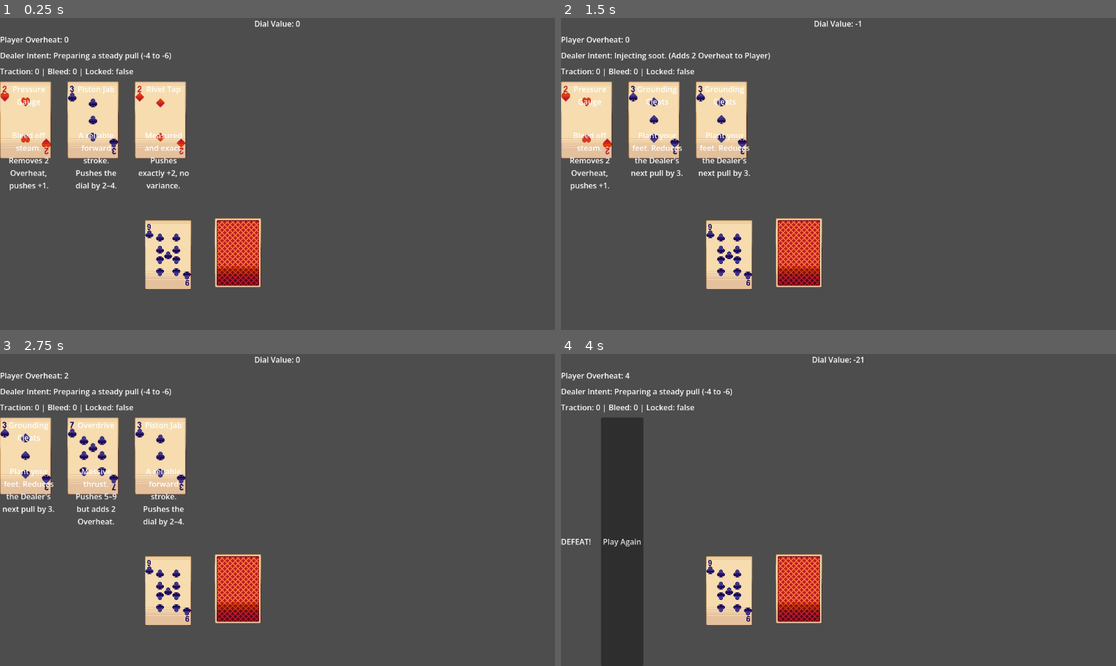
Above: before the commit, frames 1-4 (two rows, left to right).
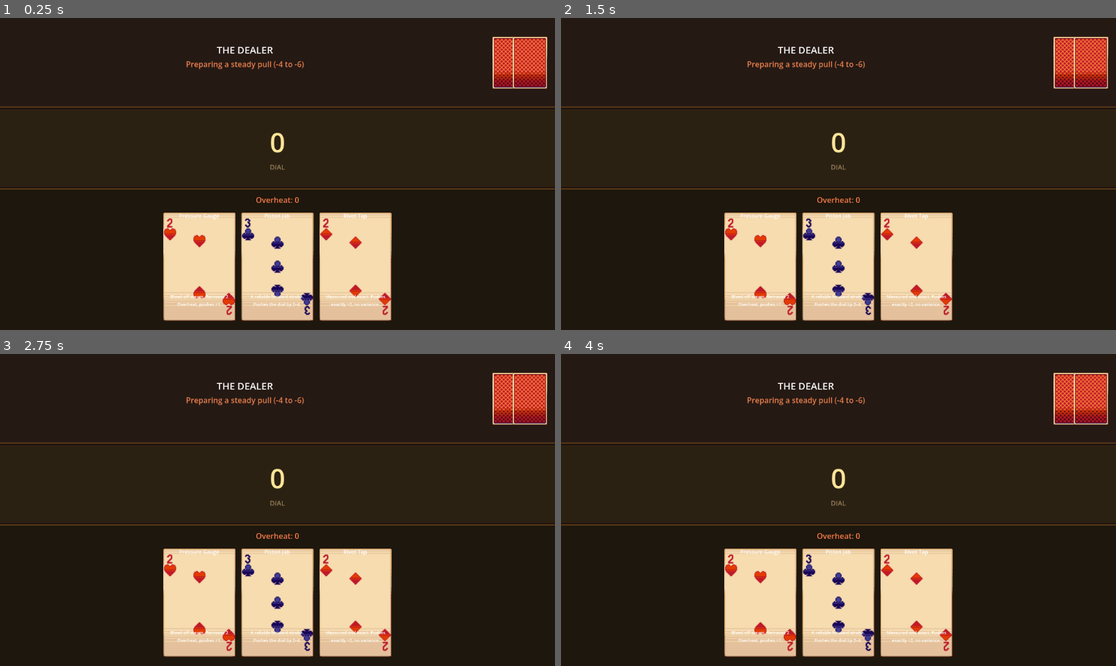
Above: after the commit, the same moments.

Repository: AdLgames/tugow
Game: Godot game, scene res://main.tscn
The game is run twice, just before and just after one commit, with the same random seed, the same clock (stepped at 60 frames per second) and the same inputs.
Inputs (mouse positions are in pixels of both pictures, inside the frame that each line leads up to):
- Up to frame 1 (0.25 s): no input
- Up to frame 2 (1.5 s): tap Enter at 0.5 s; move the mouse to (588, 205) at 0.52 s; click (588, 205) at 0.67 s; tap Space at 1.25 s; move the mouse to (655, 205) at 1.27 s; click (655, 205) at 1.42 s
- Up to frame 3 (2.75 s): tap Enter at 2 s; move the mouse to (27, 541) at 2.02 s; click (27, 541) at 2.17 s
- Up to frame 4 (4 s): tap Space at 2.75 s; move the mouse to (655, 541) at 2.77 s; click (655, 541) at 2.92 s; tap Enter at 3.5 s; move the mouse to (588, 541) at 3.52 s; click (588, 541) at 3.67 s

The runs differ from the first frame. In frame 1, 99% of the frame differs, in the area x 0-100%, y 0-100%; in frame 2, 99%; in frame 3, 99%; in frame 4, 99%.

Commit message:
Rebuild UI layout with three-zone game board and dark theme
Layout restructured into Dealer/Table/Player zones:
- DealerZone (top): title, intent text, status, face-down card backs
- TableZone (center): large dial number display
- PlayerZone (bottom): overheat stat, card hand, game-over overlay

Visual improvements:
- Dark brown/amber theme (game_theme.tres) with styled panels
- Each zone has distinct panel styling with borders
- Dealer intent in orange, status in blue, overheat in red-orange
- Large 56pt dial number, warm gold color
- Cards scaled up to 150x225 (from 120x160)
- Card art fills full card area with aspect-fit scaling
- Proper game-over overlay (hides hand, shows result + restart)
- Hand pointer cursor on cards
- Dealer card backs shown as visual presence
- Removed unused decorative Sprite2D nodes

Co-Authored-By: Claude Sonnet 4.6 <noreply@anthropic.com>
Claude-Session: https://claude.ai/code/session_01TWcZhCTjepdonkKqzq9x86

Diff:
--- a/card_ui.tscn
+++ b/card_ui.tscn
@@ -2,38 +2,47 @@
 
 [ext_resource type="Script" uid="uid://cfm55t4qdg624" path="res://card_ui.gd" id="1_gf2xd"]
 
-[node name="CardUI" type="Control" unique_id=687337764]
-custom_minimum_size = Vector2(120, 160)
-layout_mode = 3
+[node name="CardUI" type="Control"]
+custom_minimum_size = Vector2(150, 225)
+layout_mode = 2
+size_flags_horizontal = 4
+mouse_default_cursor_shape = 2
+script = ExtResource("1_gf2xd")
+
+[node name="CardArt" type="TextureRect" parent="."]
+layout_mode = 1
 anchors_preset = 15
 anchor_right = 1.0
 anchor_bottom = 1.0
-offset_right = -1032.0
-offset_bottom = -488.0
 grow_horizontal = 2
 grow_vertical = 2
-script = ExtResource("1_gf2xd")
+expand_mode = 1
+stretch_mode = 5
 
-[node name="CardArt" type="TextureRect" parent="."]
-layout_mode = 0
-offset_right = 120.0
-offset_bottom = 160.0
-stretch_mode = 4
-
-[node name="NameLabel" type="Label" parent="." unique_id=2050810812]
-layout_mode = 0
-offset_left = 4.0
-offset_top = 4.0
-offset_right = 116.0
-offset_bottom = 24.0
+[node name="NameLabel" type="Label" parent="."]
+layout_mode = 1
+anchors_preset = 10
+anchor_right = 1.0
+offset_left = 6.0
+offset_top = 6.0
+offset_right = -6.0
+offset_bottom = 28.0
+grow_horizontal = 2
+theme_override_font_sizes/font_size = 11
 horizontal_alignment = 1
 autowrap_mode = 2
 
-[node name="DescriptionLabel" type="Label" parent="." unique_id=1399725359]
-layout_mode = 0
-offset_left = 4.0
-offset_top = 100.0
-offset_right = 116.0
-offset_bottom = 156.0
+[node name="DescriptionLabel" type="Label" parent="."]
+layout_mode = 1
+anchor_top = 0.62
+anchor_right = 1.0
+anchor_bottom = 1.0
+offset_left = 6.0
+offset_right = -6.0
+offset_bottom = -6.0
+grow_horizontal = 2
+grow_vertical = 2
+theme_override_font_sizes/font_size = 9
 horizontal_alignment = 1
+vertical_alignment = 1
 autowrap_mode = 2
--- /dev/null
+++ b/game_theme.tres
@@ -0,0 +1,90 @@
+[gd_resource type="Theme" format=3]
+
+[sub_resource type="StyleBoxFlat" id="panel_dealer"]
+bg_color = Color(0.15, 0.1, 0.08, 0.9)
+border_width_bottom = 2
+border_color = Color(0.4, 0.25, 0.1, 1)
+content_margin_left = 16.0
+content_margin_top = 8.0
+content_margin_right = 16.0
+content_margin_bottom = 8.0
+corner_radius_top_left = 0
+corner_radius_top_right = 0
+corner_radius_bottom_right = 0
+corner_radius_bottom_left = 0
+
+[sub_resource type="StyleBoxFlat" id="panel_table"]
+bg_color = Color(0.18, 0.14, 0.08, 0.85)
+border_width_top = 1
+border_width_bottom = 1
+border_color = Color(0.35, 0.25, 0.1, 0.6)
+content_margin_left = 16.0
+content_margin_top = 8.0
+content_margin_right = 16.0
+content_margin_bottom = 8.0
+
+[sub_resource type="StyleBoxFlat" id="panel_player"]
+bg_color = Color(0.12, 0.09, 0.05, 0.9)
+border_width_top = 2
+border_color = Color(0.4, 0.25, 0.1, 1)
+content_margin_left = 16.0
+content_margin_top = 12.0
+content_margin_right = 16.0
+content_margin_bottom = 12.0
+
+[sub_resource type="StyleBoxFlat" id="button_normal"]
+bg_color = Color(0.35, 0.2, 0.08, 1)
+border_width_left = 2
+border_width_top = 2
+border_width_right = 2
+border_width_bottom = 2
+border_color = Color(0.6, 0.4, 0.15, 1)
+content_margin_left = 20.0
+content_margin_top = 10.0
+content_margin_right = 20.0
+content_margin_bottom = 10.0
+corner_radius_top_left = 4
+corner_radius_top_right = 4
+corner_radius_bottom_right = 4
+corner_radius_bottom_left = 4
+
+[sub_resource type="StyleBoxFlat" id="button_hover"]
+bg_color = Color(0.45, 0.28, 0.1, 1)
+border_width_left = 2
+border_width_top = 2
+border_width_right = 2
+border_width_bottom = 2
+border_color = Color(0.7, 0.5, 0.2, 1)
+content_margin_left = 20.0
+content_margin_top = 10.0
+content_margin_right = 20.0
+content_margin_bottom = 10.0
+corner_radius_top_left = 4
+corner_radius_top_right = 4
+corner_radius_bottom_right = 4
+corner_radius_bottom_left = 4
+
+[sub_resource type="StyleBoxFlat" id="button_pressed"]
+bg_color = Color(0.25, 0.15, 0.05, 1)
+border_width_left = 2
+border_width_top = 2
+border_width_right = 2
+border_width_bottom = 2
+border_color = Color(0.5, 0.35, 0.1, 1)
+content_margin_left = 20.0
+content_margin_top = 10.0
+content_margin_right = 20.0
+content_margin_bottom = 10.0
+corner_radius_top_left = 4
+corner_radius_top_right = 4
+corner_radius_bottom_right = 4
+corner_radius_bottom_left = 4
+
+[resource]
+default_font_size = 16
+default_font_color = Color(0.9, 0.8, 0.6, 1)
+PanelContainer/styles/panel = SubResource("panel_table")
+Button/styles/normal = SubResource("button_normal")
+Button/styles/hover = SubResource("button_hover")
+Button/styles/pressed = SubResource("button_pressed")
+Button/font_colors/font_color = Color(0.95, 0.85, 0.6, 1)
--- a/main.gd
+++ b/main.gd
@@ -1,75 +1,68 @@
-extends Node
+extends Control
 
-@onready var dial_label = $UI_Layout/DialLabel
-@onready var overheat_label = $UI_Layout/OverheatLabel
-@onready var intent_label = $UI_Layout/IntentLabel
-@onready var status_label = $UI_Layout/StatusLabel
+@onready var dial_label = $GameBoard/TableZone/TableContent/DialLabel
+@onready var overheat_label = $GameBoard/PlayerZone/PlayerContent/PlayerStats/OverheatLabel
+@onready var intent_label = $GameBoard/DealerZone/DealerContent/DealerInfo/IntentLabel
+@onready var status_label = $GameBoard/DealerZone/DealerContent/DealerInfo/StatusLabel
 
 const CARD_UI_SCENE = preload("res://card_ui.tscn")
-@onready var hand_container = $UI_Layout/HandContainer
+@onready var hand_container = $GameBoard/PlayerZone/PlayerContent/HandContainer
+@onready var game_over_container = $GameBoard/PlayerZone/PlayerContent/GameOverContainer
+@onready var result_label = $GameBoard/PlayerZone/PlayerContent/GameOverContainer/ResultLabel
+@onready var restart_button = $GameBoard/PlayerZone/PlayerContent/GameOverContainer/RestartButton
 
 func _ready() -> void:
-	# Connect UI to GameManager events
 	GameManager.dial_changed.connect(_on_dial_changed)
 	GameManager.overheat_changed.connect(_on_overheat_changed)
 	GameManager.status_changed.connect(_on_status_changed)
 	GameManager.dealer_intent_telegraphed.connect(_on_intent_telegraphed)
-	GameManager.hand_drawn.connect(_on_hand_drawn) # Fixed name alignment
+	GameManager.hand_drawn.connect(_on_hand_drawn)
 	GameManager.game_over.connect(_on_game_over)
+	restart_button.pressed.connect(_on_restart_pressed)
 	GameManager.start_match()
 
-# --- USER INPUT ROUTING ---
 func _on_card_ui_clicked(card_id: String) -> void:
-	# Tell the engine what card the player chose. The engine does all the heavy math.
 	GameManager.play_card(card_id)
 
-# --- REACTION CALLBACKS (Updating Display Nodes) ---
 func _on_dial_changed(new_value: int) -> void:
-	dial_label.text = "Dial Value: " + str(new_value)
+	dial_label.text = str(new_value)
 
 func _on_overheat_changed(new_value: int) -> void:
-	overheat_label.text = "Player Overheat: " + str(new_value)
+	overheat_label.text = "Overheat: " + str(new_value)
 
 func _on_intent_telegraphed(intent_text: String) -> void:
-	intent_label.text = "Dealer Intent: " + intent_text
+	intent_label.text = intent_text
 
 func _on_status_changed(traction: int, bleed: int, is_locked: bool) -> void:
-	status_label.text = "Traction: %d | Bleed: %d | Locked: %s" % [traction, bleed, str(is_locked)]
+	var parts: Array[String] = []
+	if traction > 0:
+		parts.append("Traction: %d" % traction)
+	if bleed > 0:
+		parts.append("Bleed: %d" % bleed)
+	if is_locked:
+		parts.append("LOCKED")
+	status_label.text = " | ".join(parts) if parts.size() > 0 else ""
 
-# Fixed name to match the connection target, and added the fresh_cards parameter
 func _on_hand_drawn(fresh_cards: Array) -> void:
-	print("UI Action: Drawing fresh cards... ", fresh_cards)
-
-	# 1. Clear out any old visual card nodes left over from the last round
 	for child in hand_container.get_children():
 		child.queue_free()
 
-	# 2. Dynamically spawn a brand-new UI node for each card dealt by the backend
 	for card_id in fresh_cards:
 		var card_instance = CARD_UI_SCENE.instantiate()
 		hand_container.add_child(card_instance)
 
-		# Pass the data payload down to the card node so it can display its text
 		if card_instance.has_method("populate_card"):
 			card_instance.populate_card(card_id)
 
-		# Connect the card's visual click action back to our routing function
 		if card_instance.has_signal("card_clicked"):
 			card_instance.card_clicked.connect(_on_card_ui_clicked)
 
-
 func _on_game_over(winner: String) -> void:
-	for child in hand_container.get_children():
-		child.queue_free()
-
-	var label = Label.new()
-	label.text = "VICTORY!" if winner == "PLAYER" else "DEFEAT!"
-	hand_container.add_child(label)
-
-	var restart_btn = Button.new()
-	restart_btn.text = "Play Again"
-	restart_btn.pressed.connect(_on_restart_pressed)
-	hand_container.add_child(restart_btn)
+	hand_container.visible = false
+	game_over_container.visible = true
+	result_label.text = "VICTORY!" if winner == "PLAYER" else "DEFEAT!"
 
 func _on_restart_pressed() -> void:
+	hand_container.visible = true
+	game_over_container.visible = false
 	GameManager.start_match()
--- a/main.tscn
+++ b/main.tscn
@@ -1,51 +1,180 @@
 [gd_scene format=3 uid="uid://corhw50u5ar8t"]
 
 [ext_resource type="Script" uid="uid://8r7eabu7oll3" path="res://main.gd" id="1_ig7tw"]
-[ext_resource type="Texture2D" uid="uid://b4k2a0vb0a5fh" path="res://Assets/Pixel Fantasy Playing Cards/Playing Cards/card-clubs-9.png" id="2_h2yge"]
-[ext_resource type="Texture2D" uid="uid://b6tcsxf535nbx" path="res://Assets/Pixel Fantasy Playing Cards/Playing Cards/card-back2.png" id="3_1bvp3"]
+[ext_resource type="Texture2D" uid="uid://b6tcsxf535nbx" path="res://Assets/Pixel Fantasy Player Cards/Player Cards/card-back2.png" id="card_back"]
+[ext_resource type="Theme" path="res://game_theme.tres" id="theme"]
 
-[node name="Main" type="Node2D" unique_id=1890750719]
+[sub_resource type="StyleBoxFlat" id="dealer_panel"]
+bg_color = Color(0.15, 0.1, 0.08, 0.9)
+border_width_bottom = 2
+border_color = Color(0.4, 0.25, 0.1, 1)
+content_margin_left = 16.0
+content_margin_top = 8.0
+content_margin_right = 16.0
+content_margin_bottom = 8.0
+
+[sub_resource type="StyleBoxFlat" id="table_panel"]
+bg_color = Color(0.18, 0.14, 0.08, 0.85)
+border_width_top = 1
+border_width_bottom = 1
+border_color = Color(0.35, 0.25, 0.1, 0.6)
+content_margin_left = 16.0
+content_margin_top = 8.0
+content_margin_right = 16.0
+content_margin_bottom = 8.0
+
+[sub_resource type="StyleBoxFlat" id="player_panel"]
+bg_color = Color(0.12, 0.09, 0.05, 0.9)
+border_width_top = 2
+border_color = Color(0.4, 0.25, 0.1, 1)
+content_margin_left = 16.0
+content_margin_top = 12.0
+content_margin_right = 16.0
+content_margin_bottom = 12.0
+
+[node name="Main" type="Control"]
+layout_mode = 3
+anchors_preset = 15
+anchor_right = 1.0
+anchor_bottom = 1.0
+grow_horizontal = 2
+grow_vertical = 2
+theme = ExtResource("theme")
 script = ExtResource("1_ig7tw")
 
-[node name="UI_Layout" type="VBoxContainer" parent="." unique_id=240951712]
-anchors_preset = 8
-anchor_left = 0.5
-anchor_top = 0.5
-anchor_right = 0.5
-anchor_bottom = 0.5
-offset_right = 1152.0
-offset_bottom = 648.0
+[node name="Background" type="ColorRect" parent="."]
+layout_mode = 1
+anchors_preset = 15
+anchor_right = 1.0
+anchor_bottom = 1.0
 grow_horizontal = 2
 grow_vertical = 2
-theme_override_constants/separation = 10
+color = Color(0.12, 0.08, 0.06, 1)
 
-[node name="DialLabel" type="Label" parent="UI_Layout" unique_id=898971013]
+[node name="GameBoard" type="VBoxContainer" parent="."]
+layout_mode = 1
+anchors_preset = 15
+anchor_right = 1.0
+anchor_bottom = 1.0
+grow_horizontal = 2
+grow_vertical = 2
+
+[node name="DealerZone" type="PanelContainer" parent="GameBoard"]
 layout_mode = 2
+size_flags_vertical = 3
+size_flags_stretch_ratio = 0.35
+theme_override_styles/panel = SubResource("dealer_panel")
+
+[node name="DealerContent" type="HBoxContainer" parent="GameBoard/DealerZone"]
+layout_mode = 2
+theme_override_constants/separation = 20
+alignment = 1
+
+[node name="DealerInfo" type="VBoxContainer" parent="GameBoard/DealerZone/DealerContent"]
+layout_mode = 2
+size_flags_horizontal = 3
+alignment = 1
+
+[node name="DealerTitle" type="Label" parent="GameBoard/DealerZone/DealerContent/DealerInfo"]
+layout_mode = 2
+theme_override_font_sizes/font_size = 20
+text = "THE DEALER"
+horizontal_alignment = 1
+
+[node name="IntentLabel" type="Label" parent="GameBoard/DealerZone/DealerContent/DealerInfo"]
+layout_mode = 2
+theme_override_colors/font_color = Color(0.9, 0.5, 0.3, 1)
+text = "Intent"
+horizontal_alignment = 1
+
+[node name="StatusLabel" type="Label" parent="GameBoard/DealerZone/DealerContent/DealerInfo"]
+layout_mode = 2
+theme_override_colors/font_color = Color(0.6, 0.7, 0.9, 1)
+text = ""
+horizontal_alignment = 1
+
+[node name="DealerCards" type="HBoxContainer" parent="GameBoard/DealerZone/DealerContent"]
+layout_mode = 2
+alignment = 1
+theme_override_constants/separation = -30
+
+[node name="DealerCard1" type="TextureRect" parent="GameBoard/DealerZone/DealerContent/DealerCards"]
+custom_minimum_size = Vector2(72, 108)
+layout_mode = 2
+texture = ExtResource("card_back")
+expand_mode = 1
+stretch_mode = 5
+
+[node name="DealerCard2" type="TextureRect" parent="GameBoard/DealerZone/DealerContent/DealerCards"]
+custom_minimum_size = Vector2(72, 108)
+layout_mode = 2
+texture = ExtResource("card_back")
+expand_mode = 1
+stretch_mode = 5
+
+[node name="TableZone" type="PanelContainer" parent="GameBoard"]
+layout_mode = 2
+size_flags_vertical = 3
+size_flags_stretch_ratio = 0.3
+theme_override_styles/panel = SubResource("table_panel")
+
+[node name="TableContent" type="VBoxContainer" parent="GameBoard/TableZone"]
+layout_mode = 2
+alignment = 1
+
+[node name="DialLabel" type="Label" parent="GameBoard/TableZone/TableContent"]
+layout_mode = 2
+theme_override_font_sizes/font_size = 56
+theme_override_colors/font_color = Color(1, 0.9, 0.6, 1)
 text = "0"
 horizontal_alignment = 1
 
-[node name="OverheatLabel" type="Label" parent="UI_Layout" unique_id=2107376671]
+[node name="DialSubLabel" type="Label" parent="GameBoard/TableZone/TableContent"]
 layout_mode = 2
-text = "Overheat"
+theme_override_font_sizes/font_size = 14
+theme_override_colors/font_color = Color(0.6, 0.5, 0.35, 1)
+text = "DIAL"
+horizontal_alignment = 1
 
-[node name="IntentLabel" type="Label" parent="UI_Layout" unique_id=52322890]
-layout_mode = 2
-text = "Intent"
-
-[node name="StatusLabel" type="Label" parent="UI_Layout" unique_id=1800460076]
-layout_mode = 2
-text = "Status"
-
-[node name="HandContainer" type="HBoxContainer" parent="UI_Layout" unique_id=1278269144]
-custom_minimum_size = Vector2(0, 180)
+[node name="PlayerZone" type="PanelContainer" parent="GameBoard"]
 layout_mode = 2
 size_flags_vertical = 3
-theme_override_constants/separation = 20
+size_flags_stretch_ratio = 0.55
+theme_override_styles/panel = SubResource("player_panel")
 
-[node name="CardClubs9" type="Sprite2D" parent="UI_Layout" unique_id=891319942]
-position = Vector2(349, 492)
-texture = ExtResource("2_h2yge")
+[node name="PlayerContent" type="VBoxContainer" parent="GameBoard/PlayerZone"]
+layout_mode = 2
+theme_override_constants/separation = 8
 
-[node name="CardBack2" type="Sprite2D" parent="UI_Layout" unique_id=1217994107]
-position = Vector2(494, 488)
-texture = ExtResource("3_1bvp3")
+[node name="PlayerStats" type="HBoxContainer" parent="GameBoard/PlayerZone/PlayerContent"]
+layout_mode = 2
+alignment = 1
+theme_override_constants/separation = 40
+
+[node name="OverheatLabel" type="Label" parent="GameBoard/PlayerZone/PlayerContent/PlayerStats"]
+layout_mode = 2
+theme_override_colors/font_color = Color(1, 0.5, 0.3, 1)
+text = "Overheat: 0"
+
+[node name="HandContainer" type="HBoxContainer" parent="GameBoard/PlayerZone/PlayerContent"]
+layout_mode = 2
+size_flags_vertical = 3
+alignment = 1
+theme_override_constants/separation = 12
+
+[node name="GameOverContainer" type="VBoxContainer" parent="GameBoard/PlayerZone/PlayerContent"]
+visible = false
+layout_mode = 2
+size_flags_vertical = 3
+alignment = 1
+
+[node name="ResultLabel" type="Label" parent="GameBoard/PlayerZone/PlayerContent/GameOverContainer"]
+layout_mode = 2
+theme_override_font_sizes/font_size = 36
+horizontal_alignment = 1
+
+[node name="RestartButton" type="Button" parent="GameBoard/PlayerZone/PlayerContent/GameOverContainer"]
+custom_minimum_size = Vector2(200, 50)
+layout_mode = 2
+size_flags_horizontal = 4
+text = "Play Again"
